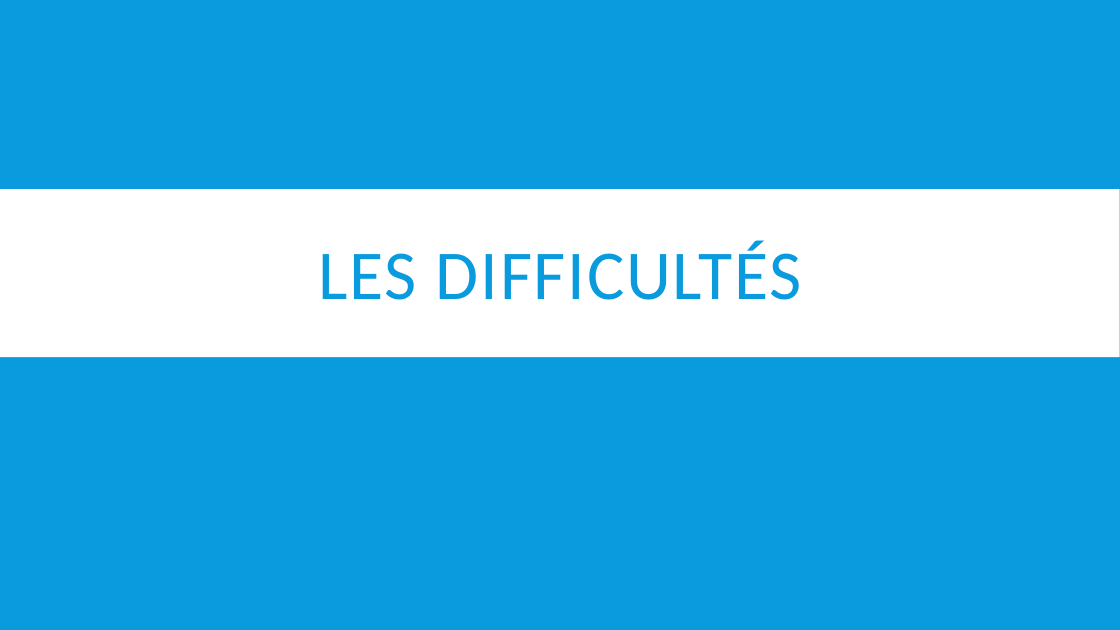
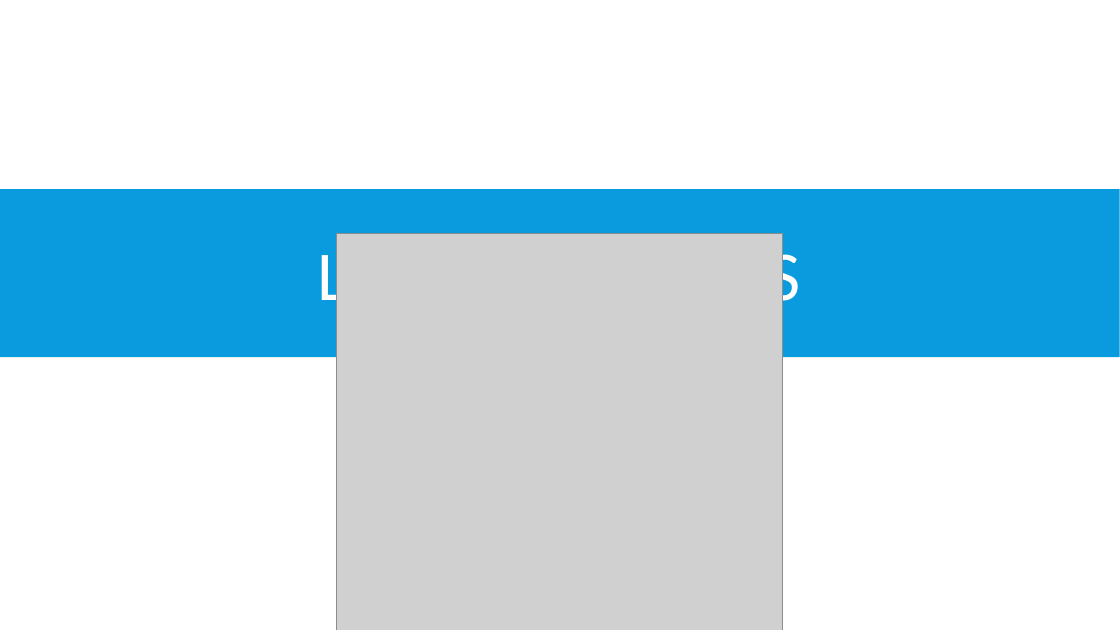
Before and after one commit to GrischK/EuroVelo-5, a slide deck: slide 10 of Ressources/Présentation Projet/Vélodyssée.pptx (slide 9 before the commit). Drawn at 1120x630 pixels with LibreOffice and Linux fonts; fonts in the diff are those of the drawing; grey boxes stand for pictures. Boxes give left, top, right and bottom in pixels: in the first picture for what was removed or moved away, otherwise in the second. Text is boxed around its words. In the diff, an @@ line names an element or a change of style, - is before the commit and + after.

```diff
--- a/Ressources/Présentation Projet/Vélodyssée.pptx
+++ b/Ressources/Présentation Projet/Vélodyssée.pptx
@@ background #099BDD to #FFFFFF @@
@@ rectangle at [0,189,1120,357]: fill #FFFFFF to #099BDD @@
@@ title "LES DIFFICULTÉS" at [317,241,801,316]: text colour #099BDD to #FFFFFF @@
@@ picture added at [337,234,783,630] @@
```
Also in this commit, not shown: 6 other slides changed, 4 slides added, 2 slides removed.
